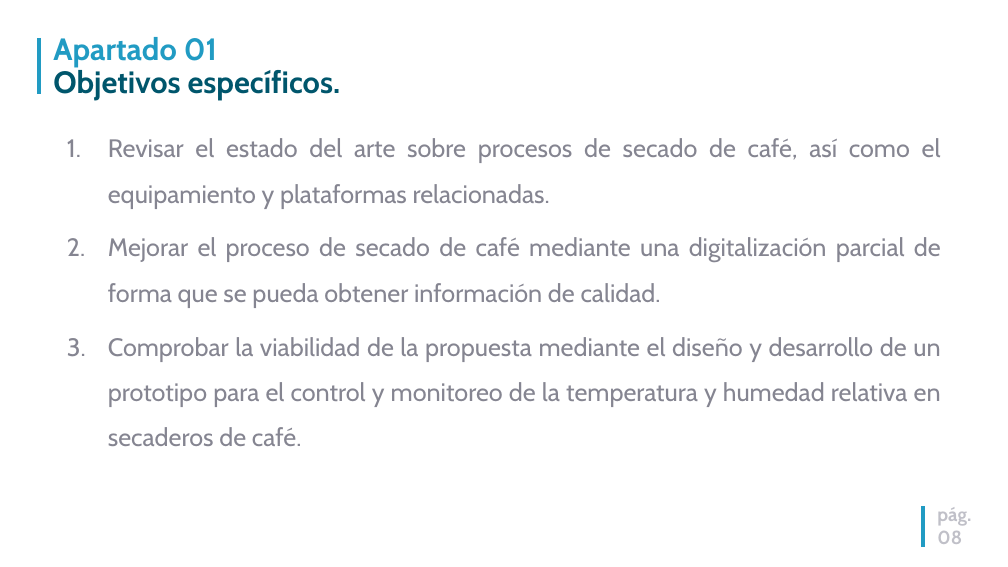
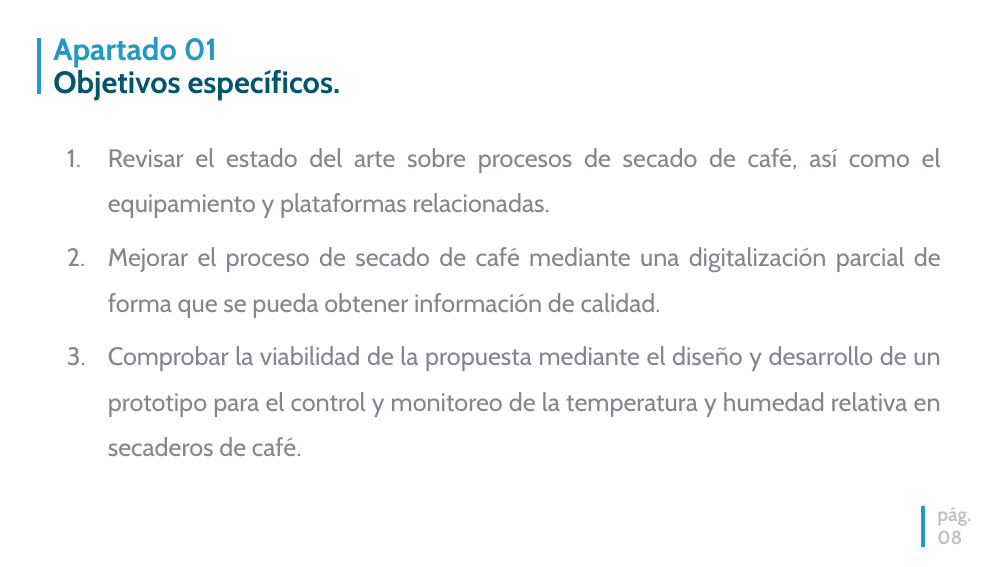
Before and after one commit to hjestrada/TFM_UNIR, a slide deck: slide 8 of DOCUMENTACION/DefensaTFM_Registro remoto de variables asociadas al proceso de secado de café basado en IoT.ppt. Drawn at 1008x567 pixels with LibreOffice and Linux fonts; fonts in the diff are those of the drawing; background and template pictures are left out. Boxes give left, top, right and bottom in pixels: in the first picture for what was removed or moved away, otherwise in the second. Text is boxed around its words. In the diff, an @@ line names an element or a change of style, - is before the commit and + after.

```diff
--- a/DOCUMENTACION/DefensaTFM_Registro remoto de variables asociadas al proceso de secado de café basado en IoT.ppt
+++ b/DOCUMENTACION/DefensaTFM_Registro remoto de variables asociadas al proceso de secado de café basado en IoT.ppt
@@ text "Revisar el estado del arte ...": place and size @@
-text "Revisar el estado del arte ..." at <box>108,138,941,446</box>
+text "Revisar el estado del arte ..." at <box>108,148,941,456</box>
```
Also in this commit, not shown: 1 other slide changed, 5 slides added.
